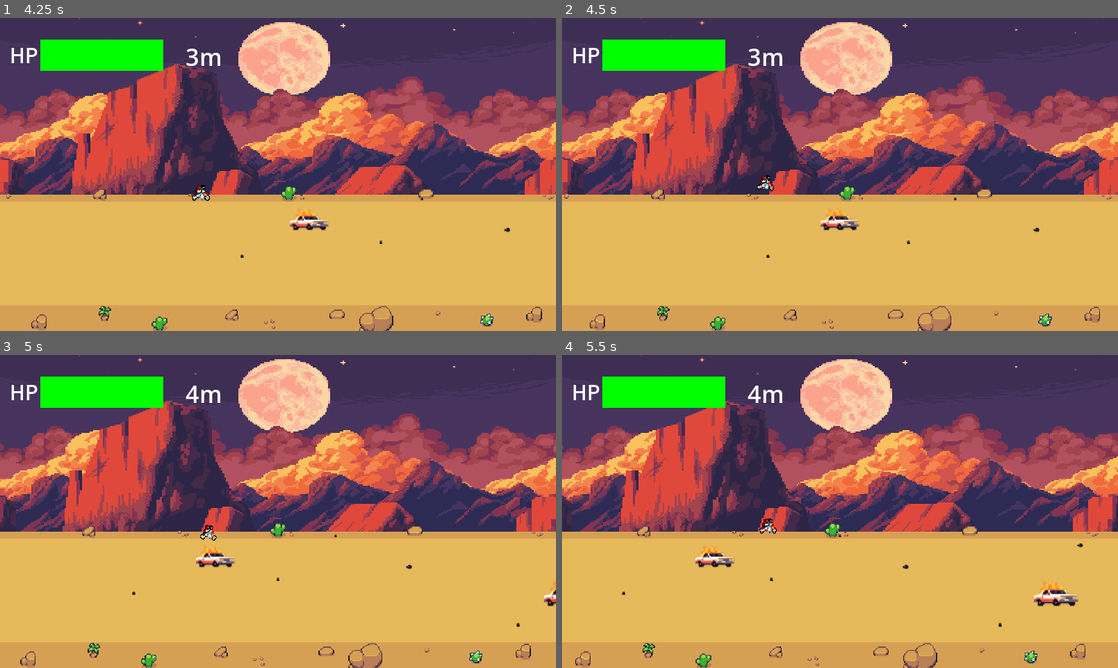
Above: before the commit, frames 1-4 (two rows, left to right).
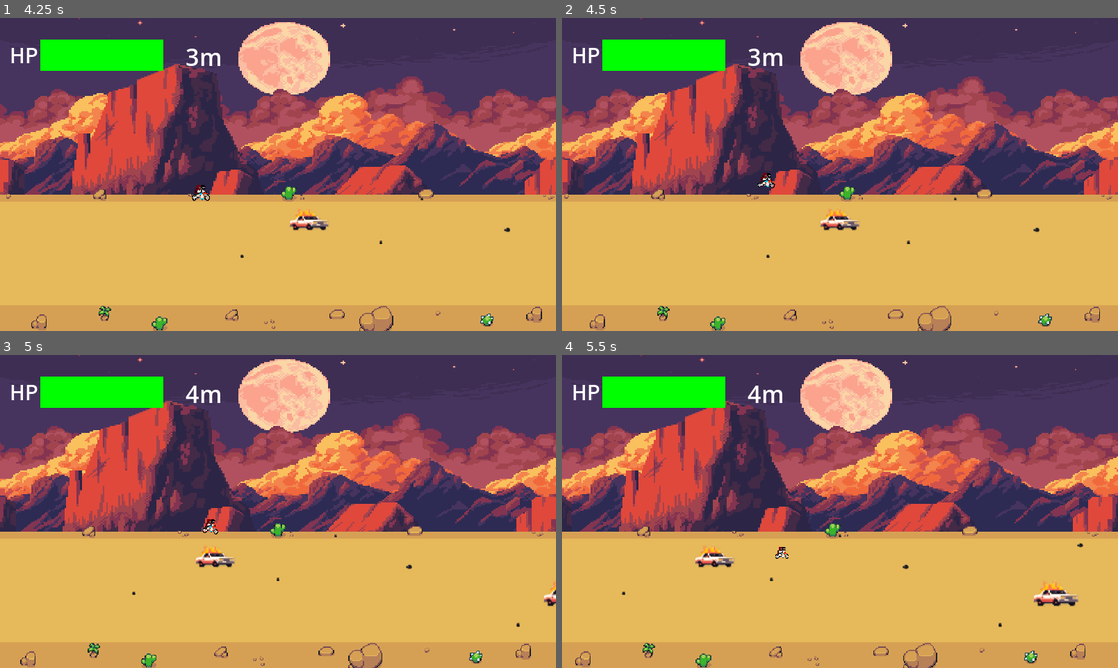
Above: after the commit, the same moments.

Repository: pedropauloo/mbj
Game: Godot game, scene res://scenes/scene_controller.tscn
The game is run twice, just before and just after one commit, with the same random seed, the same clock (stepped at 60 frames per second) and the same inputs.
Inputs:
- Up to frame 1 (4.25 s): click "Jogar" at 0.5 s; tap Enter (ui_accept) at 1.25, 1.52, 2.27, 3.77 s; hold Right (ui_right) 1.28-2.03 s; hold Down (ui_down) 2.03-2.78 s; hold Right (ui_right) 2.78-3.53 s; hold Up (ui_up) from 3.53 s (still down)
- Up to frame 2 (4.5 s): release Up (ui_up) at 4.28 s; hold Left (ui_left) from 4.28 s (still down)
- Up to frame 3 (5 s): keep holding Left (ui_left); tap Enter (ui_accept) at 4.52 s
- Up to frame 4 (5.5 s): keep holding Left (ui_left); tap Enter (ui_accept) at 5.27 s

Frame 1 is identical in both runs. In frame 2, 0.1% of the frame differs, in the area x 35-39%, y 49-56%; in frame 3, 0.1%; in frame 4, 0.1%, in the area x 35-41%, y 52-66%.

Commit message:
fix: ajuste no obstaculo de buraco

Diff:
--- a/scenes/game/actors/player/player.tscn
+++ b/scenes/game/actors/player/player.tscn
@@ -4,7 +4,7 @@
 [ext_resource type="Texture2D" uid="uid://b3oji7kil6ikw" path="res://assets/sprites/dois caras uma moto/dois caras uma moto.png" id="2_2ql6i"]
 
 [sub_resource type="BoxShape3D" id="BoxShape3D_u4pkw"]
-size = Vector3(1.2, 1, 1.2)
+size = Vector3(0.51134, 1, 1.34028)
 
 [sub_resource type="Animation" id="Animation_ghrbo"]
 length = 0.001
@@ -130,11 +130,13 @@
 hframes = 5
 
 [node name="CollisionShape3D" type="CollisionShape3D" parent="."]
+transform = Transform3D(1, 0, 0, 0, 1, 0, 0, 0, 1, 0.374844, 0, 0.0724369)
 shape = SubResource("BoxShape3D_u4pkw")
 
 [node name="HitBox" type="Area3D" parent="."]
 
 [node name="CollisionShape3D" type="CollisionShape3D" parent="HitBox"]
+transform = Transform3D(1, 0, 0, 0, 1, 0, 0, 0, 1, 0, 0, 0.0668287)
 shape = SubResource("BoxShape3D_u4pkw")
 
 [node name="AnimationPlayer" type="AnimationPlayer" parent="."]
--- a/scenes/game/objects/hole/hole.gd
+++ b/scenes/game/objects/hole/hole.gd
@@ -1,33 +1,20 @@
 extends Obstacle
 
-var speed_variation := 0.25
-const MIN_FACTOR := 0.5 #50% of original speed
-const MAX_FACTOR := 1 #100% of original speed
-var status := 1
+const SPEED_VARIATION := 0.25
+
+var is_entered = false
 
 func _process(delta):
 	super._process(delta)
-	match status:
-		#NORMAL
-		1:
-			pass
-		#SLOWING
-		2:
-			if(speed_factor == MIN_FACTOR):
-				speed_variation = -speed_variation
-				status = 3
-		#SPEEDING
-		3:
-			if(speed_factor == MAX_FACTOR):
-				$Timer.stop()
-				status = 1
+
+	if (is_entered):
+		is_entered = false
+
+		speed_factor = lerp(speed_factor, speed_factor * 0.5, 1)
+
+
+
 
 func _on_body_entered(body):
 	if (body is Player):
-		speed_variation = -speed_variation
-		status = 2
-		$Timer.start()
-
-
-func _on_timer_timeout():
-	set_speed_factor(speed_factor + speed_variation)
+		is_entered = true
--- a/scenes/game/objects/hole/hole.tscn
+++ b/scenes/game/objects/hole/hole.tscn
@@ -23,7 +23,7 @@
 transform = Transform3D(1, 0, 0, 0, -4.37114e-08, 1, 0, -1, -4.37114e-08, 0, 12, 0)
 
 [node name="Timer" type="Timer" parent="."]
-wait_time = 0.5
+one_shot = true
 
 [connection signal="body_entered" from="." to="." method="_on_body_entered"]
 [connection signal="timeout" from="Timer" to="." method="_on_timer_timeout"]
--- a/scenes/game/objects/obstacle.gd
+++ b/scenes/game/objects/obstacle.gd
@@ -1,7 +1,10 @@
 class_name Obstacle extends Area3D
 
 const SPEED: float = 10
-static var speed_factor: float = 1.0
+const DEFAULT_SPEED_FACTOR: float = 1.0
+
+static var speed: float = SPEED
+static var speed_factor: float = DEFAULT_SPEED_FACTOR
 
 func _physics_process(delta):
 	var new_position = transform.origin
@@ -9,8 +12,11 @@
 	transform.origin = new_position
 
 func _process(delta):
+	if(speed_factor < DEFAULT_SPEED_FACTOR):
+		speed_factor += min(DEFAULT_SPEED_FACTOR, (speed / 1000) * delta) # increase speed factor if it's less than 1
+
 	if(position.x < -10):
 		queue_free()
 
-static func set_speed_factor(factor: float):
-	speed_factor = factor
+static func set_speed(_speed):
+	speed = _speed
--- a/scenes/scene_controller.gd
+++ b/scenes/scene_controller.gd
@@ -19,13 +19,13 @@
 
 	#Levels
 	elif(current_level.id == 10):
-		Obstacle.set_speed_factor(1)
+		Obstacle.set_speed(10)
 		current_level.game_over.connect(_on_game_over)
 	elif(current_level.id == 20):
-		Obstacle.set_speed_factor(2)
+		Obstacle.set_speed(20)
 		current_level.game_over.connect(_on_game_over)
 	else:
-		Obstacle.set_speed_factor(3)
+		Obstacle.set_speed(30)
 		current_level.game_over.connect(_on_game_over)
 
 
